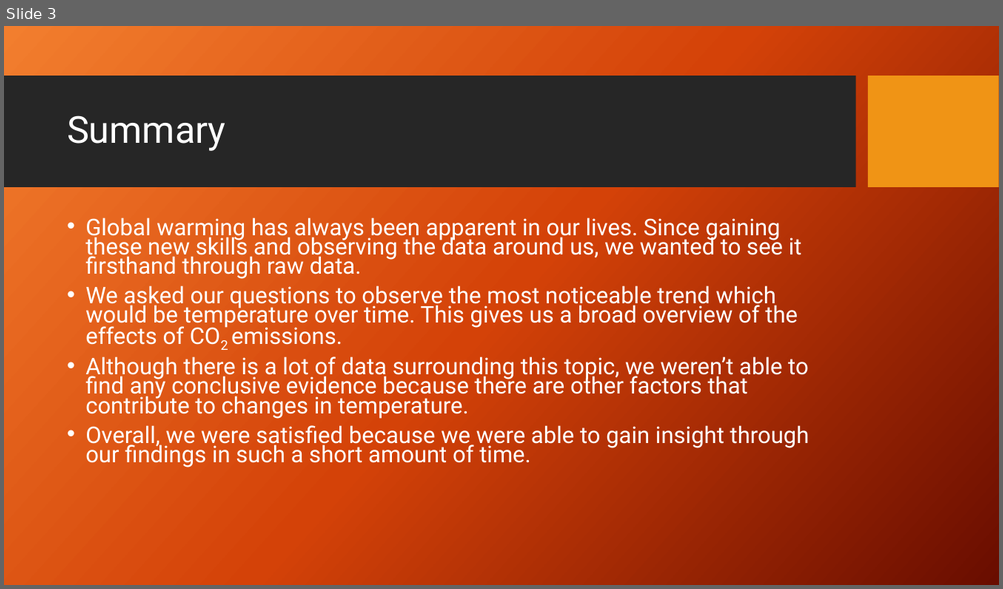
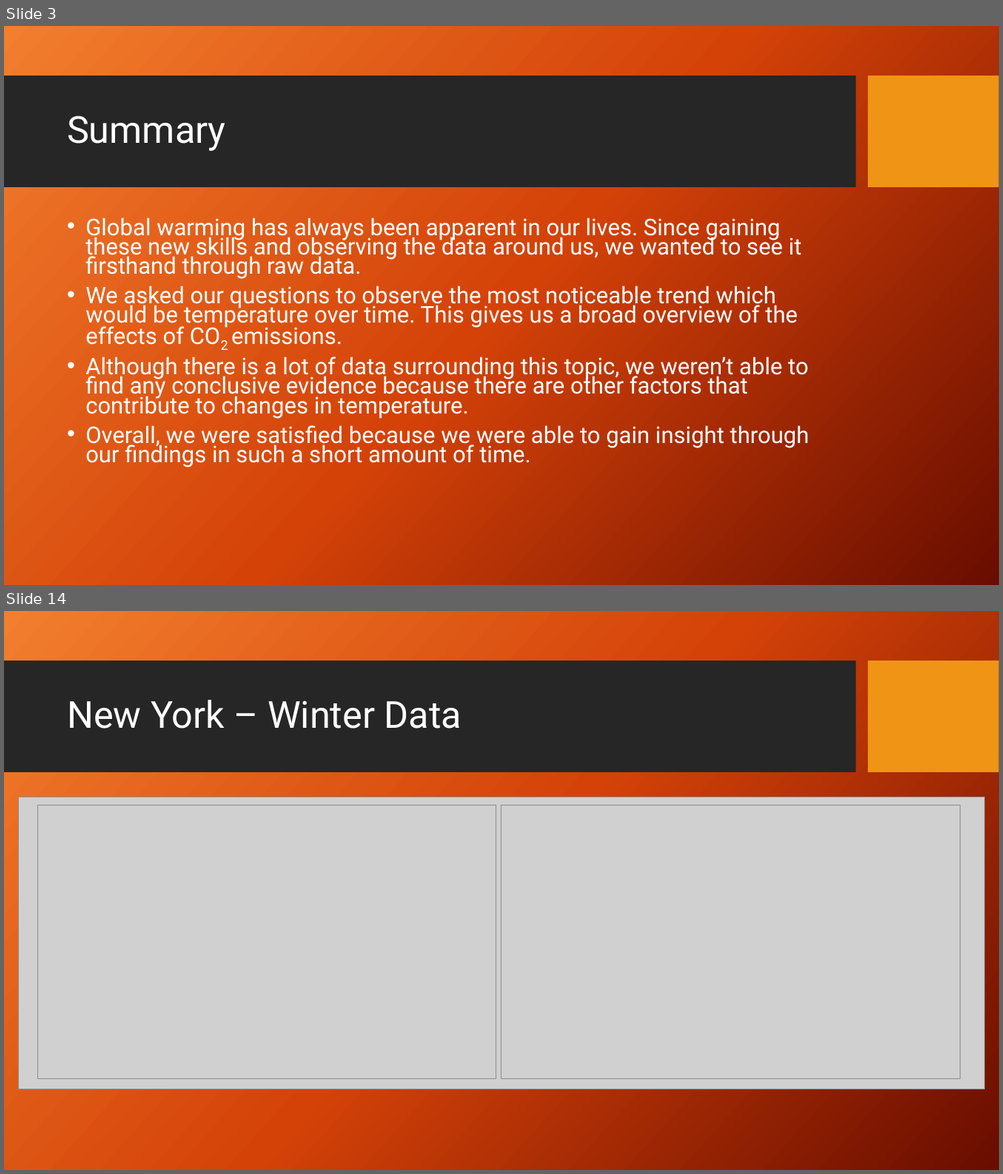
Before and after one commit to KennytheSun/Global_Warming_Repo, a slide deck: CO2emissionsVsTempPP.pptx. Shown one above the other, each under a label of ours: slide 3 before the commit, slides 3 and 14 after it; the slides between them are not shown. The pictures are 1003x589 and 1003x1174 pixels, drawn with LibreOffice and Linux fonts; fonts in the diff are those of the drawing; grey boxes stand for pictures; background and template pictures are left out. Boxes give left, top, right and bottom in pixels: in the first picture for what was removed or moved away, otherwise in the second. Text is boxed around its words. In the diff, an @@ line names an element or a change of style, - is before the commit and + after.

```diff
--- a/CO2emissionsVsTempPP.pptx
+++ b/CO2emissionsVsTempPP.pptx
@@ slide 14 added at [4, 611, 999, 1170], background picture (left out); not listed: 2 template elements that a slide beside it also shows @@
@@ title added at [67, 700, 461, 729], 36 pt, text #FFFFFF @@
+New York – Winter Data
@@ picture added at [18, 797, 984, 1089] @@
@@ picture added at [37, 805, 496, 1079] @@
@@ picture added at [502, 805, 961, 1079] @@
```
Also in this commit, not shown: 4 slides changed, 11 other slides added, 2 slides removed.
